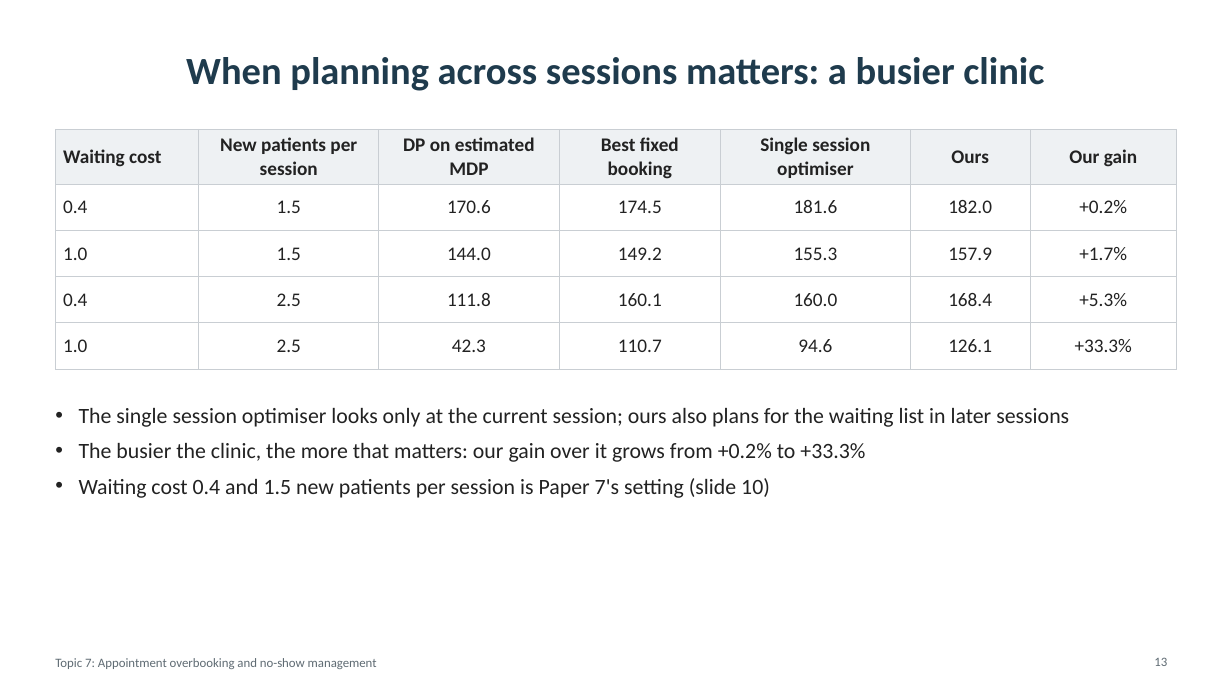
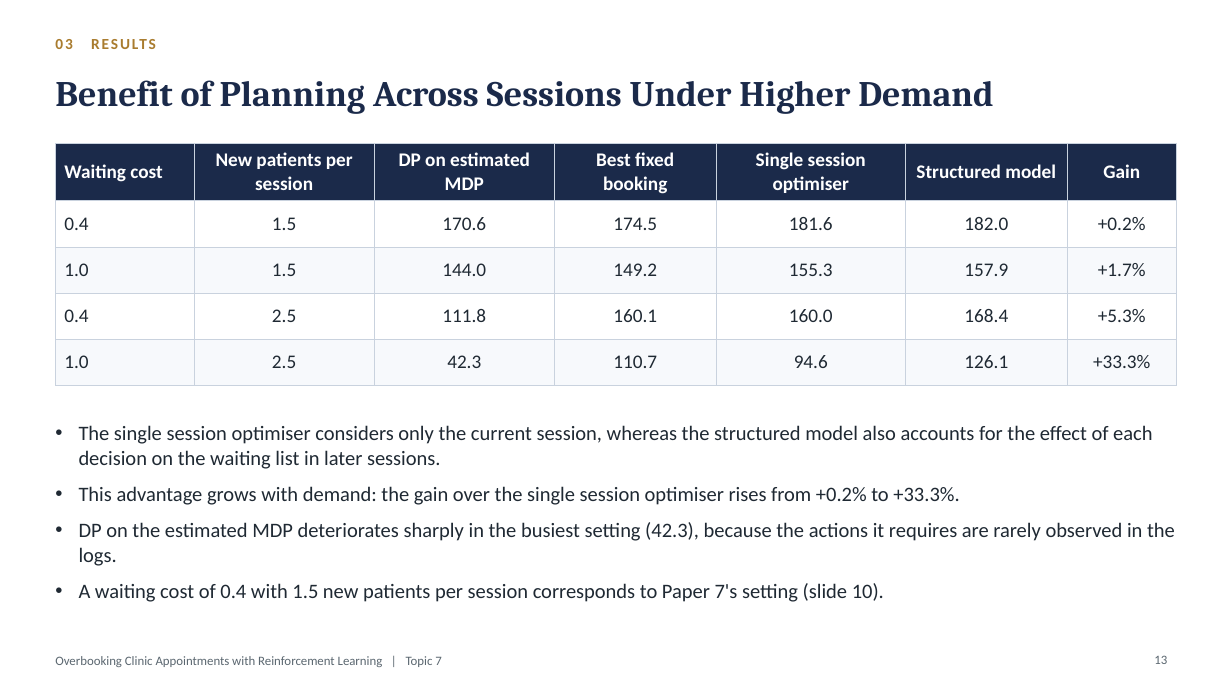
Before and after one commit to Nagasai-Datta/ml_lab, a slide deck: slide 13 of topic7/presentation/Topic7_Overbooking_Presentation.pptx. Drawn at 1232x693 pixels with LibreOffice and Linux fonts; fonts in the diff are those of the drawing. Boxes give left, top, right and bottom in pixels: in the first picture for what was removed or moved away, otherwise in the second. Text is boxed around its words. In the diff, an @@ line names an element or a change of style, - is before the commit and + after.

Commit message:
Presentation: formal wording and a new template

```diff
--- a/topic7/presentation/Topic7_Overbooking_Presentation.pptx
+++ b/topic7/presentation/Topic7_Overbooking_Presentation.pptx
@@ text added at bbox=[55, 39, 72, 49], 12 pt, text #A97C2F, bold @@
+03 RESULTS
@@ title at bbox=[55, 80, 993, 114]: text changed; size 30 to 28 pt; font Calibri to Cambria; text colour #1F3B4D to #1B2A4A @@
-When planning across sessions matters: a busier clinic
+Benefit of Planning Across Sessions Under Higher Demand
@@ table at bbox=[55, 143, 1177, 372] @@
-row 1, column 6: Ours
+row 1, column 6: Structured model
-row 1, column 7: Our gain
+row 1, column 7: Gain
@@ fill #EEF1F3 to #1B2A4A in row 1 @@
@@ fill #FFFFFF to #F7F9FC in 14 cells @@
@@ text colour #222222 to #FFFFFF in "Waiting cost", "New patients per session", "DP on estimated MDP", "Best fixed booking" and 1 more places @@
@@ text colour #222222 to #1F2933 in "0.4", "1.5", "170.6", "174.5" and 24 more places @@
@@ borders changed @@
@@ table: place and size @@
-table at bbox=[55, 129, 1177, 356]
+table at bbox=[55, 143, 1177, 372]
@@ text at bbox=[79, 425, 1175, 602]: text changed; size 17 to 16 pt; text colour #222222 to #1F2933 @@
-• The single session optimiser looks only at the current session; ours also plans for the waiting list in later sessions
-• The busier the clinic, the more that matters: our gain over it grows from +0.2% to +33.3%
-• Waiting cost 0.4 and 1.5 new patients per session is Paper 7's setting (slide 10)
+• The single session optimiser considers only the current session, whereas the structured model also accounts for the effect of each decision on the waiting list in later sessions.
+• This advantage grows with demand: the gain over the single session optimiser rises from +0.2% to +33.3%.
+• DP on the estimated MDP deteriorates sharply in the busiest setting (42.3), because the actions it requires are rarely observed in the logs.
+• A waiting cost of 0.4 with 1.5 new patients per session corresponds to Paper 7's setting (slide 10).
@@ text at bbox=[55, 656, 441, 667]: text changed; text colour #5F6B73 to #5B6770 @@
-Topic 7: Appointment overbooking and no-show management
+Overbooking Clinic Appointments with Reinforcement Learning | Topic 7
@@ page number at bbox=[1154, 655, 1167, 664]: text colour #5F6B73 to #5B6770 @@
```
Also in this commit, not shown: 19 other slides changed, 1 slide added, 1 slide removed, 1 other file.
